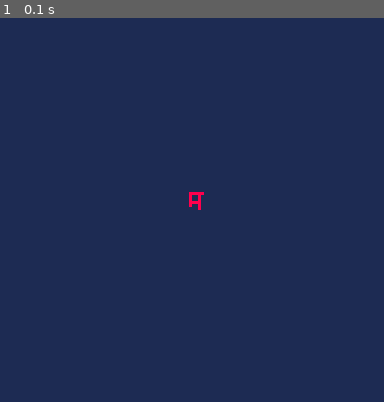
Above: before the commit, frame 1.
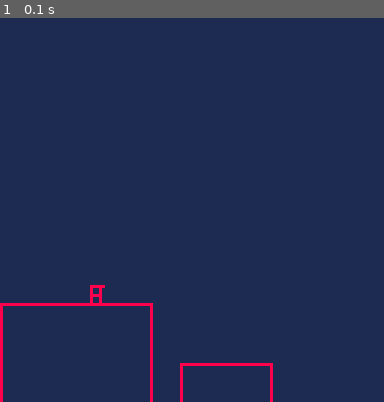
Above: after the commit, the same moment.

Repository: DPS2004/RUNRUNRUN
Game: PICO-8 cartridge runrunrun.p8
Two runs of this game, one before a commit and one after it. Both use one fixed random seed, a clock stepped at 60 frames per second and the inputs below.
Inputs:
- Up to frame 1 (0.1 s): no input

The runs differ from the first frame. In frame 1, 1.2% of the frame differs, in the area x 0-72%, y 45-100%.

Commit message:
block drawer

Diff:
--- a/runrunrun.p8
+++ b/runrunrun.p8
@@ -6,6 +6,8 @@
 	--here are the coords for the player. the x remains the same.
 	--format is y1,y2 for first 8, last number is y offset
 	fx = {0,4,3,3,3,0,0,0}
+	--still
+	f0y = {0,0,0,5,3,3,5,0,5}
 	--walk1
 	f1y = {0,0,0,4,3,3,5,0,5}
 	--walk2
@@ -16,8 +18,10 @@
 	f4y = {0,0,0,5,4,4,5,0,5}
 	--squish
 	f5y = {0,0,0,3,2,2,3,0,3}
-	player = {x=63,y=63, sprlst = f1y, state = "run"}
+	player = {x=30,y=94, sprlst = f0y, state = "title"}
 	a = 0
+	blockx = {0,50,60,90}
+	blocky = {95, 115}
 end
 function drawplayer(xpos,ypos,xscale,yscale,frx,fry)
 	for i=0,7,2 do
@@ -50,15 +54,21 @@
 		elseif player.sprlst == f3y then
 			player.sprlst = f4y
 		end
-
+	end
+	if player.state == "title" then
+		player.sprlst = f0y
 	end
 
 	if player.state == "land" then
 		player.sprlst = f5y
 		player.state = "run"
 	end
-			cls(1)
-		drawplayer(player.x,player.y,1,1,fx,player.sprlst)
+	cls(1)
+	drawplayer(player.x,player.y,1,1,fx,player.sprlst)
+	-- draw platforms
+	for i=1,#blocky do
+		rect(blockx[i*2-1],blocky[i],blockx[i*2],128)
+	end
 end
 __gfx__
 00000000888888800008800008888800888888888888880088880000880088008800008888880000888888000888880088000088088888808800008888000000
